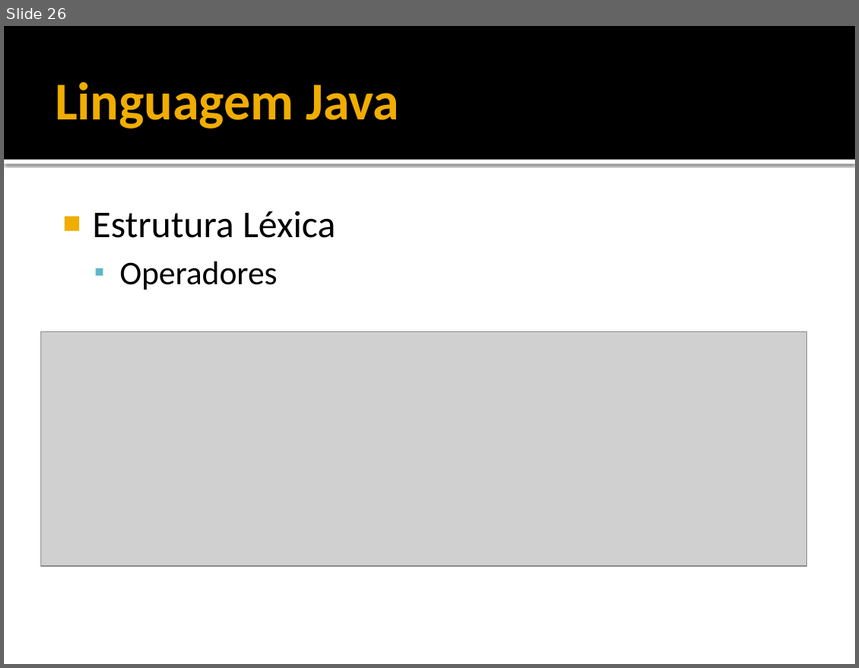
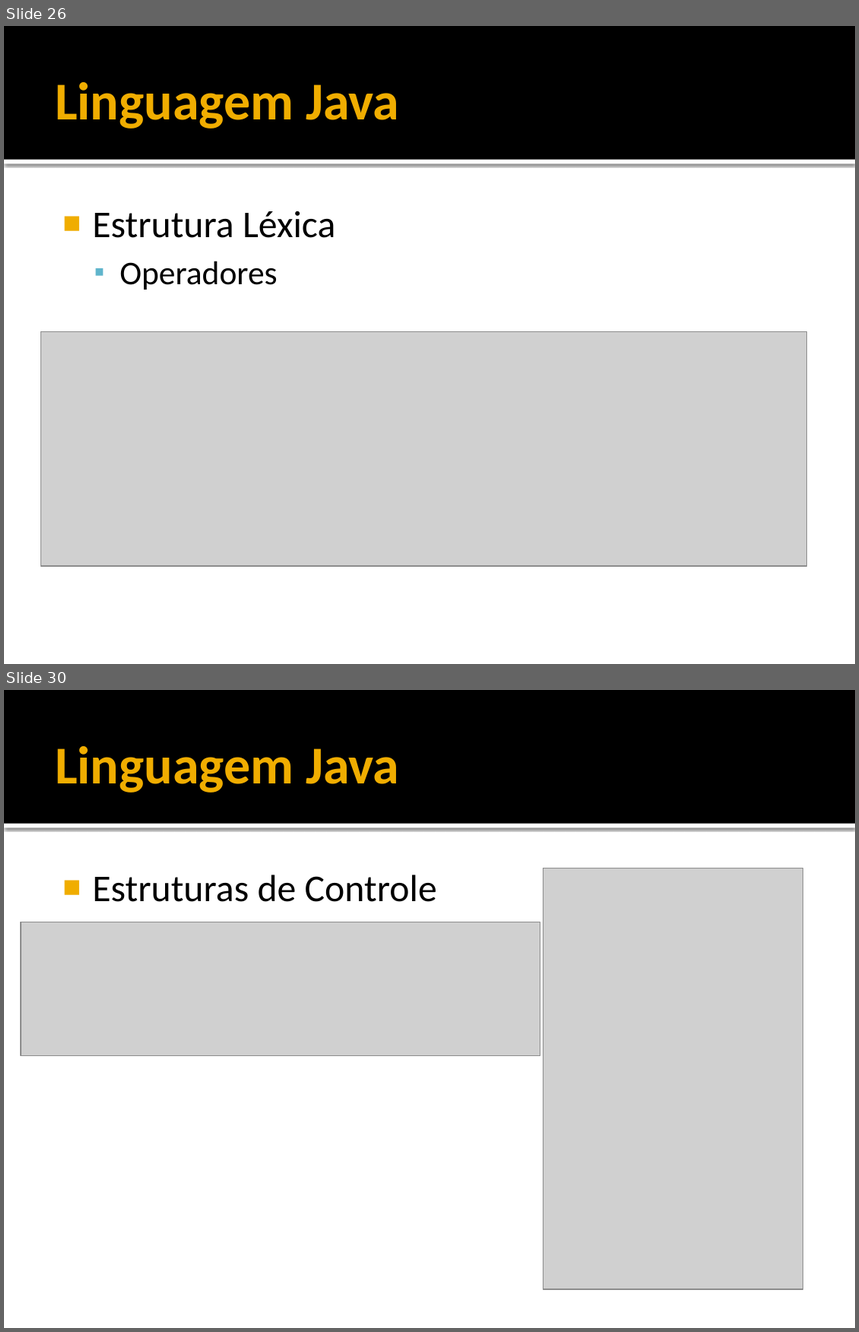
Before and after one commit to filosofisto/cpb-treinamento, a slide deck: Fundamentos/Fundamentos - Java Basico.pptx. Shown one above the other, each under a label of ours: slide 26 before the commit, slides 26 and 30 after it; the slides between them are not shown. The pictures are 859x668 and 859x1332 pixels, drawn with LibreOffice and Linux fonts; fonts in the diff are those of the drawing; grey boxes stand for pictures. Boxes give left, top, right and bottom in pixels: in the first picture for what was removed or moved away, otherwise in the second. Text is boxed around its words. In the diff, an @@ line names an element or a change of style, - is before the commit and + after.

Commit message:
Atualizacao Fundamentos - Java Basico.pptx
.

```diff
--- a/Fundamentos/Fundamentos - Java Basico.pptx
+++ b/Fundamentos/Fundamentos - Java Basico.pptx
@@ slide 30 added at [4, 690, 855, 1328], background #FFFFFF; not listed: 2 template elements that a slide beside it also shows @@
@@ title added at [55, 746, 399, 793], 45 pt, text #F0AD00, bold @@
+Linguagem Java
@@ picture added at [544, 869, 804, 1290] @@
@@ text added at [92, 875, 437, 902], 32 pt, text #000000 @@
+■ Estruturas de Controle
@@ picture added at [21, 923, 541, 1056] @@
```
Also in this commit, not shown: 1 slide changed, 16 other slides added, 1 other file.
